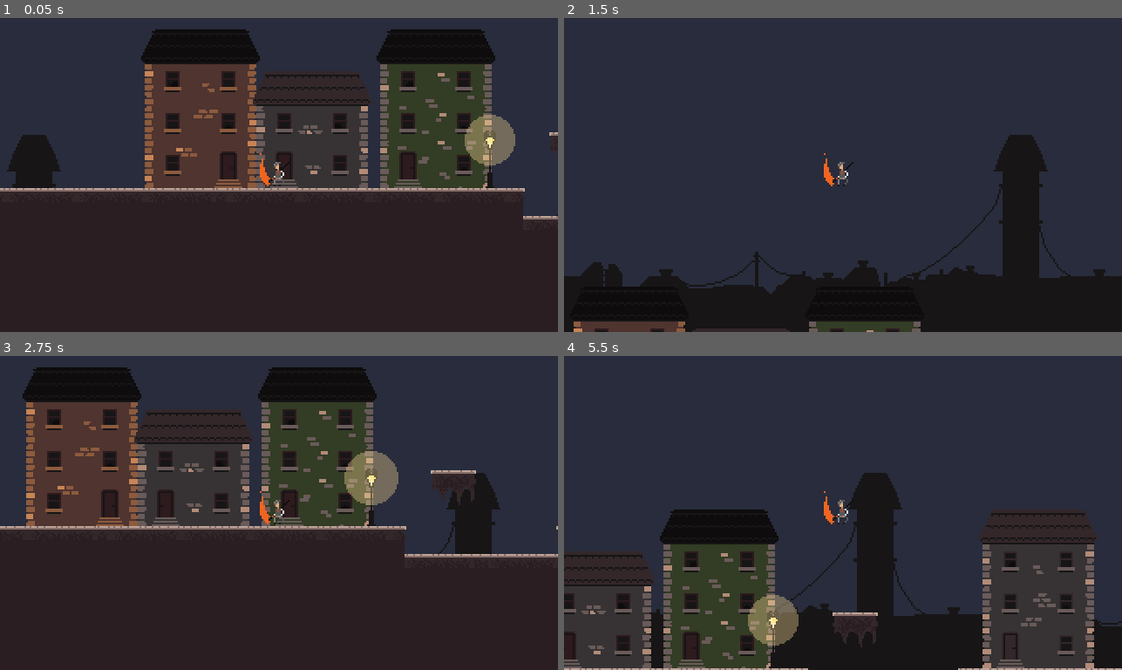
Above: before the commit, frames 1-4 (two rows, left to right).
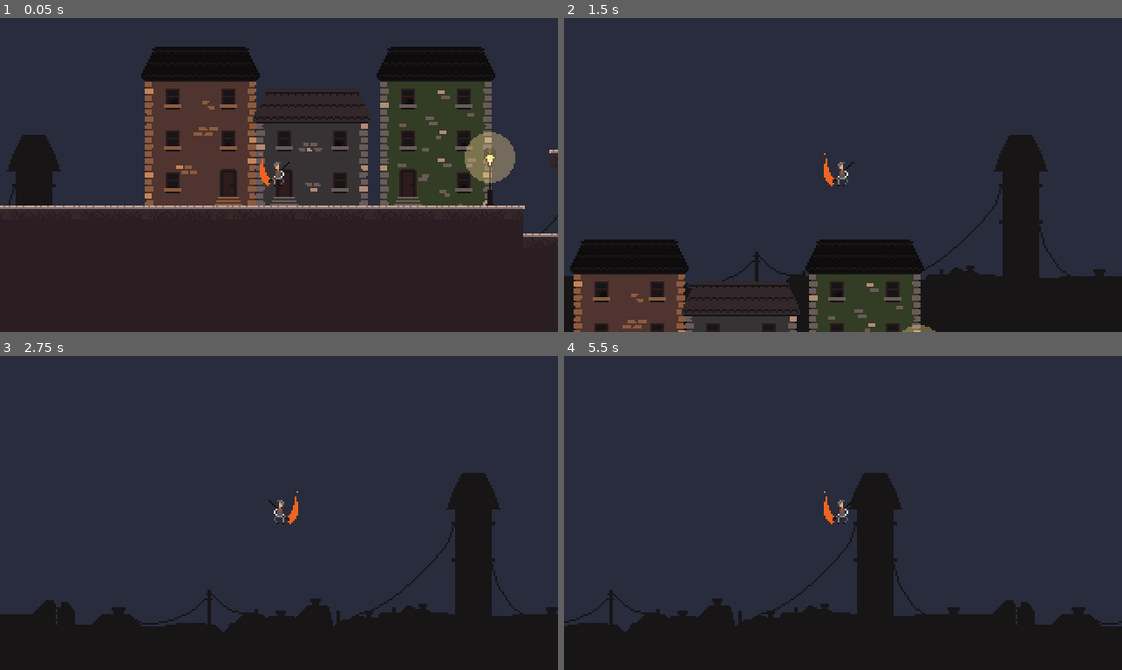
Above: after the commit, the same moments.

Repository: Gabrijel-Cobanov/Eestec_Starter_Project
Game: Godot game, scene res://Levels/RD/RD.tscn
The game is run twice, just before and just after one commit, with the same random seed, the same clock (stepped at 60 frames per second) and the same inputs. This scene is started directly instead of the project's main scene.
Inputs:
- Up to frame 1 (0.05 s): no input
- Up to frame 2 (1.5 s): tap Enter (ui_accept) at 0.5 s; hold D (right) from 0.53 s (still down); tap Space (jump) at 0.6, 0.77, 1.07, 1.35 s
- Up to frame 3 (2.75 s): tap Space (jump) at 1.52, 1.82, 2.1 s; release D (right) at 2.03 s; hold A (left) from 2.03 s (still down)
- Up to frame 4 (5.5 s): release A (left) at 2.78 s; hold D (right) 2.78-4.28 s; tap Space (jump) at 2.85, 3.02, 3.32, 3.6, 3.77, 4.07, 4.35, 4.52, 4.82, 5.1 s; hold A (left) 4.28-5.03 s; hold D (right) from 5.03 s (still down)

The runs differ from the first frame. In frame 1, 17% of the frame differs, in the area x 0-100%, y 3-70%; in frame 2, 12%; in frame 3, 41%, in the area x 0-100%, y 3-88%; in frame 4, 15%.

Commit message:
Added a very important *delta
- added * dealta to the gravity being applied to the player, that fixed the horrible conrol, variable jump height is the next task
- Added some basic lines to the MeeleeEnemySM and hooked up the knockback flag setting and reseting, so that the velocity can be controled better

Diff:
--- a/Entities/Enemies/Imp/Imp.tscn
+++ b/Entities/Enemies/Imp/Imp.tscn
@@ -11,6 +11,26 @@
 
 [sub_resource type="RectangleShape2D" id="RectangleShape2D_tl53j"]
 size = Vector2(8, 14)
+
+[sub_resource type="Animation" id="Animation_dxx1v"]
+resource_name = "idle"
+
+[sub_resource type="Animation" id="Animation_qh31e"]
+resource_name = "move"
+
+[sub_resource type="Animation" id="Animation_0iph8"]
+resource_name = "attack"
+
+[sub_resource type="Animation" id="Animation_tbcn4"]
+resource_name = "death"
+
+[sub_resource type="AnimationLibrary" id="AnimationLibrary_3nguv"]
+_data = {
+"attack": SubResource("Animation_0iph8"),
+"death": SubResource("Animation_tbcn4"),
+"idle": SubResource("Animation_dxx1v"),
+"move": SubResource("Animation_qh31e")
+}
 
 [node name="Imp" type="CharacterBody2D"]
 
@@ -32,6 +52,9 @@
 vframes = 5
 
 [node name="AnimationPlayer" type="AnimationPlayer" parent="Visuals"]
+libraries = {
+"Imp": SubResource("AnimationLibrary_3nguv")
+}
 
 [node name="HitflashAnimator" type="AnimationPlayer" parent="Visuals"]
 
@@ -55,3 +78,11 @@
 
 [node name="MEDeathState" type="Node" parent="MeeleeEnemySM"]
 script = ExtResource("6_q54nw")
+
+[node name="Timers" type="Node2D" parent="."]
+
+[node name="AttackTimer" type="Timer" parent="Timers"]
+
+[node name="KBTimer" type="Timer" parent="Timers"]
+
+[node name="Timer3" type="Timer" parent="Timers"]
--- a/Entities/Enemies/MeleeEnemyStateMachine/MeeleeEnemyBaseState.gd
+++ b/Entities/Enemies/MeleeEnemyStateMachine/MeeleeEnemyBaseState.gd
@@ -1,4 +1,4 @@
-extends Node
+extends Node2D
 class_name MeeleeEnemyBaseState
 
 func enter(ctx: MeeleeEnemySM):
--- a/Entities/Enemies/MeleeEnemyStateMachine/MeeleeEnemySM.gd
+++ b/Entities/Enemies/MeleeEnemyStateMachine/MeeleeEnemySM.gd
@@ -1,2 +1,54 @@
-extends Node
+extends Node2D
 class_name MeeleeEnemySM
+
+@export var enemy_name: String = "Imp"
+
+# Nodes
+@onready var CB2D = $".."
+@onready var health_component: HealthComponent = $"../HealthComponent"
+@onready var kb_timer = $"../Timers/KBTimer"
+
+# States
+@onready var idle = $MEIdleState
+@onready var move= $MEMoveState
+@onready var attack = $MEAttackState
+@onready var death = $MEDeathState
+
+var current_state: MeeleeEnemyBaseState
+
+# movement variables
+var nf: float = 500 # normalization factor
+var GRAVITY: int = ProjectSettings.get_setting("physics/2d/default_gravity")
+@export var movement_speed: float = 20
+
+# flags
+var is_active: bool = true
+var is_facing_right: bool = true
+var is_being_knocked_back: bool = false # this will be used to control the velocity
+
+func _ready():
+	health_component.hurt.connect(on_hurt)
+	kb_timer.timeout.connect(func(): is_being_knocked_back = false)
+
+	current_state = idle
+
+func _process(delta):
+	current_state.update(self)
+
+func _physics_process(delta):
+	current_state.physics_update(delta, self)
+	if !CB2D.is_on_floor():
+		CB2D.velocity.y += GRAVITY
+	CB2D.move_and_slide()
+
+func switch_state(new_state: MeeleeEnemyBaseState):
+	current_state.exit(self)
+	current_state = new_state
+	new_state.enter(self)
+
+func flip():
+	pass
+
+func on_hurt(dmg: int):
+	is_being_knocked_back = true
+	kb_timer.start()
--- a/Entities/Player/Player.tscn
+++ b/Entities/Player/Player.tscn
@@ -13,6 +13,12 @@
 [ext_resource type="Script" path="res://Entities/Player/State Machine/States/PlayerHurt.gd" id="11_25wnf"]
 [ext_resource type="Script" path="res://Entities/Player/State Machine/States/PlayerDeath.gd" id="12_h68hv"]
 
+[sub_resource type="Animation" id="Animation_bj381"]
+resource_name = "death"
+
+[sub_resource type="Animation" id="Animation_cu33m"]
+resource_name = "hurt"
+
 [sub_resource type="Animation" id="Animation_x5ox5"]
 resource_name = "idle"
 loop_mode = 1
@@ -29,6 +35,56 @@
 "values": [80, 81, 80]
 }
 
+[sub_resource type="Animation" id="Animation_yg3xg"]
+resource_name = "jump_end"
+length = 0.3
+tracks/0/type = "value"
+tracks/0/imported = false
+tracks/0/enabled = true
+tracks/0/path = NodePath("RedHandJackSpritesheet:frame")
+tracks/0/interp = 1
+tracks/0/loop_wrap = true
+tracks/0/keys = {
+"times": PackedFloat32Array(0, 0.1, 0.2, 0.3),
+"transitions": PackedFloat32Array(1, 1, 1, 1),
+"update": 1,
+"values": [130, 131, 132, 133]
+}
+
+[sub_resource type="Animation" id="Animation_ylrob"]
+resource_name = "jump_middle"
+length = 0.4
+loop_mode = 1
+tracks/0/type = "value"
+tracks/0/imported = false
+tracks/0/enabled = true
+tracks/0/path = NodePath("RedHandJackSpritesheet:frame")
+tracks/0/interp = 1
+tracks/0/loop_wrap = true
+tracks/0/keys = {
+"times": PackedFloat32Array(0, 0.1, 0.2, 0.3),
+"transitions": PackedFloat32Array(1, 1, 1, 1),
+"update": 1,
+"values": [120, 121, 122, 123]
+}
+
+[sub_resource type="Animation" id="Animation_wx14c"]
+resource_name = "jump_start"
+length = 0.25
+step = 0.05
+tracks/0/type = "value"
+tracks/0/imported = false
+tracks/0/enabled = true
+tracks/0/path = NodePath("RedHandJackSpritesheet:frame")
+tracks/0/interp = 1
+tracks/0/loop_wrap = true
+tracks/0/keys = {
+"times": PackedFloat32Array(0, 0.25),
+"transitions": PackedFloat32Array(1, 1),
+"update": 0,
+"values": [110, 114]
+}
+
 [sub_resource type="Animation" id="Animation_2t1hl"]
 resource_name = "run"
 length = 0.8
@@ -46,56 +102,6 @@
 "values": [100, 101, 102, 103, 104, 105, 106, 107]
 }
 
-[sub_resource type="Animation" id="Animation_wx14c"]
-resource_name = "jump_start"
-length = 0.25
-step = 0.05
-tracks/0/type = "value"
-tracks/0/imported = false
-tracks/0/enabled = true
-tracks/0/path = NodePath("RedHandJackSpritesheet:frame")
-tracks/0/interp = 1
-tracks/0/loop_wrap = true
-tracks/0/keys = {
-"times": PackedFloat32Array(0, 0.25),
-"transitions": PackedFloat32Array(1, 1),
-"update": 0,
-"values": [110, 114]
-}
-
-[sub_resource type="Animation" id="Animation_ylrob"]
-resource_name = "jump_middle"
-length = 0.4
-loop_mode = 1
-tracks/0/type = "value"
-tracks/0/imported = false
-tracks/0/enabled = true
-tracks/0/path = NodePath("RedHandJackSpritesheet:frame")
-tracks/0/interp = 1
-tracks/0/loop_wrap = true
-tracks/0/keys = {
-"times": PackedFloat32Array(0, 0.1, 0.2, 0.3),
-"transitions": PackedFloat32Array(1, 1, 1, 1),
-"update": 1,
-"values": [120, 121, 122, 123]
-}
-
-[sub_resource type="Animation" id="Animation_yg3xg"]
-resource_name = "jump_end"
-length = 0.3
-tracks/0/type = "value"
-tracks/0/imported = false
-tracks/0/enabled = true
-tracks/0/path = NodePath("RedHandJackSpritesheet:frame")
-tracks/0/interp = 1
-tracks/0/loop_wrap = true
-tracks/0/keys = {
-"times": PackedFloat32Array(0, 0.1, 0.2, 0.3),
-"transitions": PackedFloat32Array(1, 1, 1, 1),
-"update": 1,
-"values": [130, 131, 132, 133]
-}
-
 [sub_resource type="Animation" id="Animation_d8vp1"]
 resource_name = "swing_1_side"
 length = 0.4
@@ -112,6 +118,54 @@
 "values": [140, 144]
 }
 
+[sub_resource type="Animation" id="Animation_nchmf"]
+resource_name = "swing_1_side_air"
+length = 0.4
+tracks/0/type = "value"
+tracks/0/imported = false
+tracks/0/enabled = true
+tracks/0/path = NodePath("RedHandJackSpritesheet:frame")
+tracks/0/interp = 1
+tracks/0/loop_wrap = true
+tracks/0/keys = {
+"times": PackedFloat32Array(0, 0.4),
+"transitions": PackedFloat32Array(1, 1),
+"update": 0,
+"values": [160, 164]
+}
+
+[sub_resource type="Animation" id="Animation_lpx4m"]
+resource_name = "swing_1_up"
+length = 0.4
+tracks/0/type = "value"
+tracks/0/imported = false
+tracks/0/enabled = true
+tracks/0/path = NodePath("RedHandJackSpritesheet:frame")
+tracks/0/interp = 1
+tracks/0/loop_wrap = true
+tracks/0/keys = {
+"times": PackedFloat32Array(0, 0.4),
+"transitions": PackedFloat32Array(1, 1),
+"update": 0,
+"values": [150, 154]
+}
+
+[sub_resource type="Animation" id="Animation_onejk"]
+resource_name = "swing_1_up_air"
+length = 0.4
+tracks/0/type = "value"
+tracks/0/imported = false
+tracks/0/enabled = true
+tracks/0/path = NodePath("RedHandJackSpritesheet:frame")
+tracks/0/interp = 1
+tracks/0/loop_wrap = true
+tracks/0/keys = {
+"times": PackedFloat32Array(0, 0.4),
+"transitions": PackedFloat32Array(1, 1),
+"update": 0,
+"values": [170, 174]
+}
+
 [sub_resource type="Animation" id="Animation_apr8t"]
 resource_name = "swing_2_side"
 length = 0.4
@@ -128,20 +182,20 @@
 "values": [145, 149]
 }
 
-[sub_resource type="Animation" id="Animation_lpx4m"]
-resource_name = "swing_1_up"
-length = 0.4
-tracks/0/type = "value"
-tracks/0/imported = false
-tracks/0/enabled = true
-tracks/0/path = NodePath("RedHandJackSpritesheet:frame")
-tracks/0/interp = 1
-tracks/0/loop_wrap = true
-tracks/0/keys = {
-"times": PackedFloat32Array(0, 0.4),
-"transitions": PackedFloat32Array(1, 1),
-"update": 0,
-"values": [150, 154]
+[sub_resource type="Animation" id="Animation_f6pvo"]
+resource_name = "swing_2_side_air"
+length = 0.4
+tracks/0/type = "value"
+tracks/0/imported = false
+tracks/0/enabled = true
+tracks/0/path = NodePath("RedHandJackSpritesheet:frame")
+tracks/0/interp = 1
+tracks/0/loop_wrap = true
+tracks/0/keys = {
+"times": PackedFloat32Array(0, 0.4),
+"transitions": PackedFloat32Array(1, 1),
+"update": 0,
+"values": [165, 169]
 }
 
 [sub_resource type="Animation" id="Animation_at7g5"]
@@ -160,54 +214,6 @@
 "values": [155, 159]
 }
 
-[sub_resource type="Animation" id="Animation_nchmf"]
-resource_name = "swing_1_side_air"
-length = 0.4
-tracks/0/type = "value"
-tracks/0/imported = false
-tracks/0/enabled = true
-tracks/0/path = NodePath("RedHandJackSpritesheet:frame")
-tracks/0/interp = 1
-tracks/0/loop_wrap = true
-tracks/0/keys = {
-"times": PackedFloat32Array(0, 0.4),
-"transitions": PackedFloat32Array(1, 1),
-"update": 0,
-"values": [160, 164]
-}
-
-[sub_resource type="Animation" id="Animation_f6pvo"]
-resource_name = "swing_2_side_air"
-length = 0.4
-tracks/0/type = "value"
-tracks/0/imported = false
-tracks/0/enabled = true
-tracks/0/path = NodePath("RedHandJackSpritesheet:frame")
-tracks/0/interp = 1
-tracks/0/loop_wrap = true
-tracks/0/keys = {
-"times": PackedFloat32Array(0, 0.4),
-"transitions": PackedFloat32Array(1, 1),
-"update": 0,
-"values": [165, 169]
-}
-
-[sub_resource type="Animation" id="Animation_onejk"]
-resource_name = "swing_1_up_air"
-length = 0.4
-tracks/0/type = "value"
-tracks/0/imported = false
-tracks/0/enabled = true
-tracks/0/path = NodePath("RedHandJackSpritesheet:frame")
-tracks/0/interp = 1
-tracks/0/loop_wrap = true
-tracks/0/keys = {
-"times": PackedFloat32Array(0, 0.4),
-"transitions": PackedFloat32Array(1, 1),
-"update": 0,
-"values": [170, 174]
-}
-
 [sub_resource type="Animation" id="Animation_gcb1e"]
 resource_name = "swing_2_up_air"
 length = 0.4
@@ -223,12 +229,6 @@
 "update": 0,
 "values": [175, 179]
 }
-
-[sub_resource type="Animation" id="Animation_cu33m"]
-resource_name = "hurt"
-
-[sub_resource type="Animation" id="Animation_bj381"]
-resource_name = "death"
 
 [sub_resource type="Animation" id="Animation_a1bf7"]
 resource_name = "turn_to_run"
--- a/Entities/Player/State Machine/PlayerStateMachine.gd
+++ b/Entities/Player/State Machine/PlayerStateMachine.gd
@@ -58,16 +58,16 @@
 	should_jump = jump_buffer.time_left >= 0
 
 
-
+	flip()
 	current_state.update(self)
 
 func _physics_process(delta):
 	current_state.physics_update(delta, self)
 	if !CB2D.is_on_floor():
-		CB2D.velocity.y += GRAVITY
+		CB2D.velocity.y += GRAVITY * delta # important detail!!!!
 
 	if Input.is_action_just_pressed("jump") and can_jump and should_jump:
-		CB2D.velocity.y =  jump_force * 50
+		CB2D.velocity.y =  jump_force * nf/44
 
 	CB2D.velocity.x = input_direction.x * movement_speed * nf * delta
 	CB2D.move_and_slide()
@@ -82,4 +82,9 @@
 	switch_state(hurt)
 
 func flip():
-	pass
+	if is_facing_right and input_direction.x < 0:
+		CB2D.scale.x *= -1
+		is_facing_right = !is_facing_right
+	elif !is_facing_right and input_direction.x > 0:
+		CB2D.scale.x *= -1
+		is_facing_right = !is_facing_right
--- a/project.godot
+++ b/project.godot
@@ -70,7 +70,7 @@
 
 [physics]
 
-2d/default_gravity=122.0
+2d/default_gravity=800.0
 
 [rendering]
 
Not shown: 1 places in Entities/Enemies/Imp/Imp.tscn that only renumber resources
